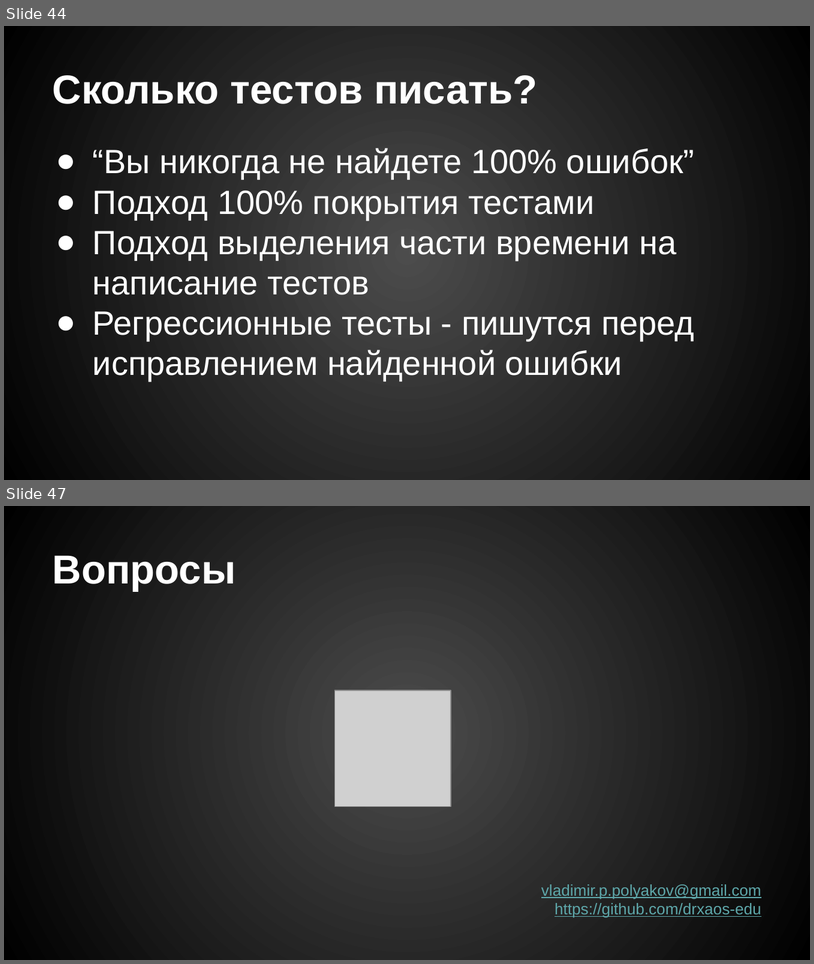
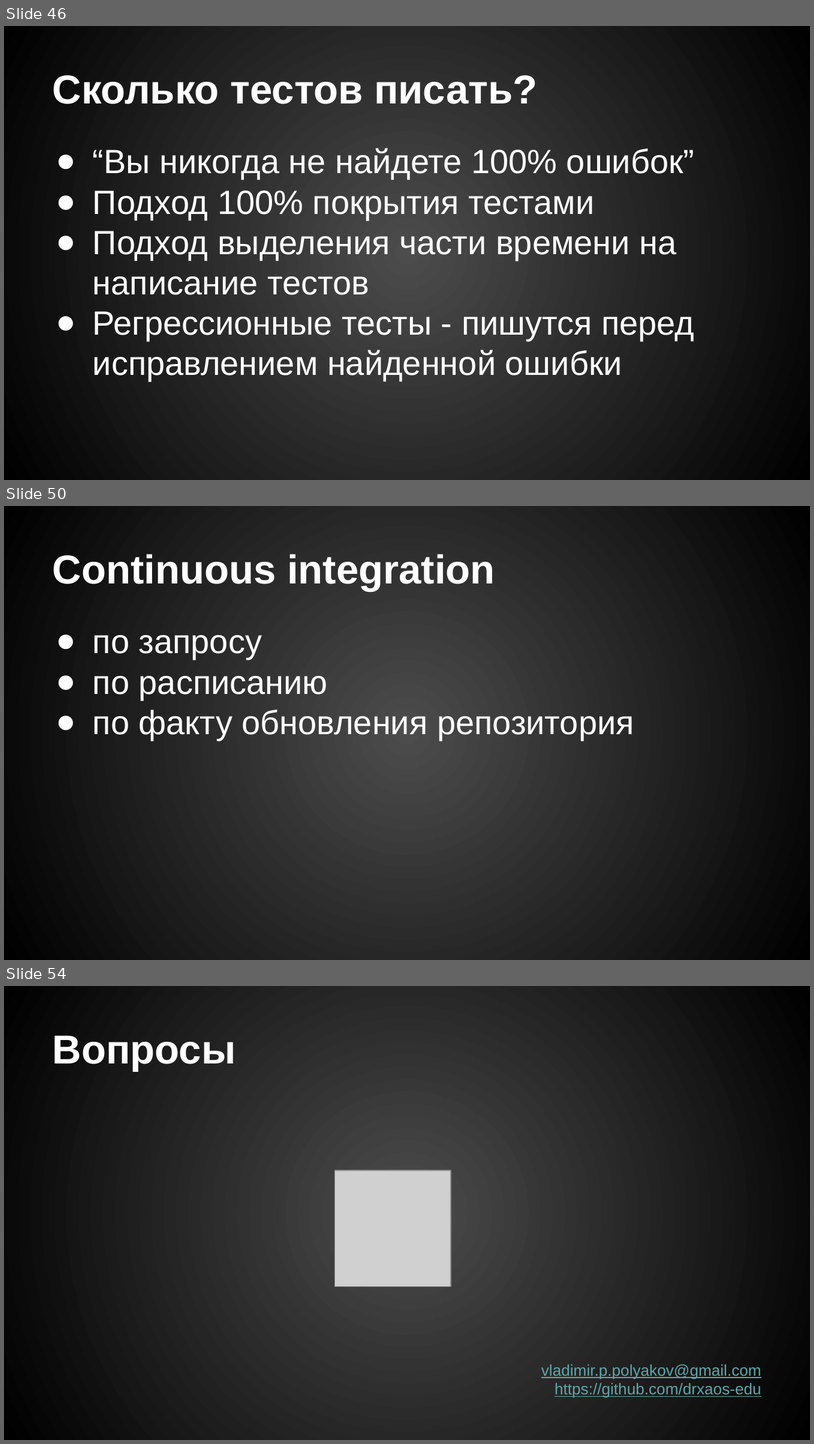
Before and after one commit to drxaos-edu/lecture-unit-testing, a slide deck: Модульное тестирование.pptx. Shown one above the other, each under a label of ours: slides 44 and 47 before the commit, slides 46, 50 and 54 after it; the slides between them are not shown. The pictures are 814x964 and 814x1444 pixels, drawn with LibreOffice and Linux fonts; fonts in the diff are those of the drawing; grey boxes stand for pictures. Boxes give left, top, right and bottom in pixels: in the first picture for what was removed or moved away, otherwise in the second. Text is boxed around its words. In the diff, an @@ line names an element or a change of style, - is before the commit and + after.

```diff
--- a/Модульное тестирование.pptx
+++ b/Модульное тестирование.pptx
@@ slide 50 added at [4, 506, 810, 960], background gradient #4C4C4C to #000000 @@
@@ title added at [53, 554, 495, 591], 36 pt, text #FFFFFF, bold @@
+Continuous integration
@@ text added at [93, 635, 635, 740], 30 pt, text #FFFFFF @@
+● по запросу
+● по расписанию
+● по факту обновления репозитория
@@ what was slide 44 is now slide 46 @@
@@ what was slide 47 is now slide 54 @@
```
Also in this commit, not shown: 2 slides changed, 6 other slides added, 1 other file.
